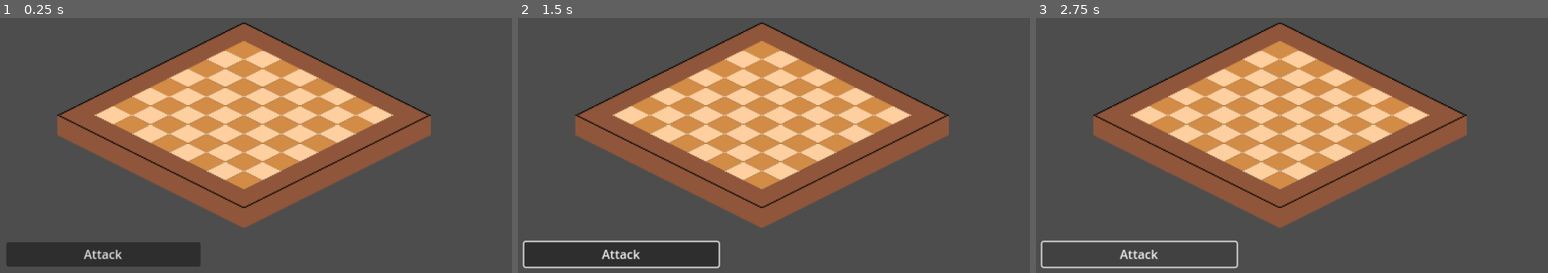
Above: before the commit, frames 1-3 (left to right).
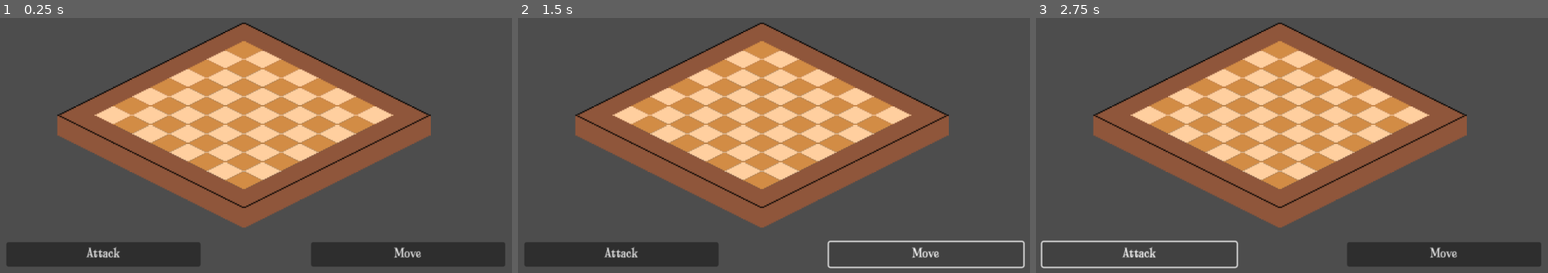
Above: after the commit, the same moments.

Repository: Alex-Onceanu/ludum-dare-56
Game: Godot game, scene res://scenes/combat/combat.tscn
The game is run twice, just before and just after one commit, with the same random seed, the same clock (stepped at 60 frames per second) and the same inputs. The project has no main scene, so this scene is started directly.
Inputs (mouse positions are in pixels of both pictures, inside the frame that each line leads up to):
- Up to frame 1 (0.25 s): no input
- Up to frame 2 (1.5 s): click "Attack" at 0.5 s; click (927, 255) at 1.25 s, where only the run after the commit has a clickable "Move"
- Up to frame 3 (2.75 s): click "Attack" at 2 s

The runs differ from the first frame. In frame 1, 3.6% of the frame differs, in the area x 16-99%, y 88-98%; in frame 2, 1.7%; in frame 3, 3.6%.

Commit message:
première version du système de combat

Diff:
--- a/scenes/combat/combat.gd
+++ b/scenes/combat/combat.gd
@@ -1,6 +1,7 @@
 extends Node2D
 
 signal figurineClicked
+signal end_battle(bool)
 
 # échiquier de (1,1) à (8,8)
 @onready var player_pieces = []
@@ -14,6 +15,7 @@
 @onready var tile_size = Vector2(32, 16)
 @onready var placing_a_piece = false
 @onready var current_piece = -1
+@onready var current_action = 0 #0 : rien 1 : attack 2 : movement
 @onready var rng = RandomNumberGenerator.new()
 
 func base_change(vector):
@@ -46,11 +48,16 @@
 					player_pieces[current_piece].position = base_change_back(square)
 					player_pieces[current_piece].get_node("sprite").visible = true
 					# print(str(event.position.x)+" "+str(event.position.y)+" -> "+str(temp.x)+" "+str(temp.y))
-			elif not(placement) and is_player_turn:
-				if not(false): # ici flag attack
-					if can_player_attack(square):
-						player_attack(player_pieces[current_piece])
-
+			elif current_action == 1:
+				if can_player_attack(square):
+					for i in range(5):
+						get_node("highlight"+str(i+1)).visible = false
+					player_attack(player_pieces[current_piece],player_pieces[current_piece].attack.bsearch(square))
+			elif current_action == 2:
+				if can_move(square):
+					for i in range(5):
+						get_node("highlight"+str(i+1)).visible = false
+					move(player_pieces[current_piece],player_pieces[current_piece].movement.bsearch(square))
 
 func set_ingame_pieces(__player_pieces, __enemy_pieces):
 	player_pieces = __player_pieces
@@ -66,23 +73,23 @@
 		get_node("highlight"+str(i+1)).visible = false
 
 
-func player_attack(piece):
-	for k in range(len(piece.attack)):
-		for i in range(len(enemy_pieces)):
-			if enemy_pieces[i].position == piece.position - piece.attack[k]:
-				enemy_pieces[i].health -= piece.dmg_stat
-				if enemy_pieces[i].health <= 0:
-					enemy_pieces[i].visible = false
-				break
-
-func enemy_attack(piece):
-	for k in range(len(piece.attack)):
-		for i in range(len(player_pieces)):
-			if player_pieces[i].position == piece.position - piece.attack[k]:
-				player_pieces[i].health -= piece.dmg_stat
-				if player_pieces[i].health <= 0:
-					player_pieces[i].visible = false
-				break
+func player_attack(piece,k):
+	for i in range(len(enemy_pieces)):
+		if enemy_pieces[i].position == piece.position - piece.attack[k]:
+			enemy_pieces[i].health -= piece.dmg_stat
+			if enemy_pieces[i].health <= 0:
+				enemy_pieces[i].visible = false
+				enemy_pieces.remove_at(i)
+			break
+
+func enemy_attack(piece,k):
+	for i in range(len(player_pieces)):
+		if player_pieces[i].position == piece.position - piece.attack[k]:
+			player_pieces[i].health -= piece.dmg_stat
+			if player_pieces[i].health <= 0:
+				player_pieces[i].visible = false
+				player_pieces.remove_at(i)
+			break
 
 # Renvoie si piece peut bouger
 func can_move(piece):
@@ -98,46 +105,101 @@
 func can_player_attack(piece):
 	for k in range(len(piece.attack)):
 		for i in range(len(player_pieces)):
-			if player_pieces[i].position == piece.position + piece.attack[k]:
-				return false
-	return true
+			if player_pieces[i].position != piece.position + piece.attack[k]:
+				return true
+	return false
 
 func can_enemy_attack(piece):
 	for k in range(len(piece.attack)):
 		for i in range(len(enemy_pieces)):
-			if enemy_pieces[i].position == piece.position + piece.attack[k]:
-				return false
-	return true
-
-func move(piece):
-	piece.position = piece.position + piece.movement
+			if enemy_pieces[i].position != piece.position + piece.attack[k]:
+				return true
+	return false
+
+func move(piece,j):
+	piece.position = piece.position + piece.movement[j]
+
+func can_enemy_attack_here(vec):
+	for i in range(enemy_pieces):
+		if player_pieces[i].position == vec:
+			return false
+	return true
+
+func attack_value(vector,dmg):
+	var vmax = 0
+	if not(can_enemy_attack_here(vector)):
+		return -1
+	for i in range(len(player_pieces)):
+		if player_pieces[i].position == vector:
+			if dmg >= player_pieces[i].health:
+				vmax = max(vmax,dmg+2)
+			vmax = max(vmax,dmg)
+	return vmax
+
+
+func move_value(vector):
+	if not(can_move(vector)):
+		return -1
+	return abs(vector.x)+abs(vector.y)
 
 func _process(_delta):
-	if Input.is_action_just_pressed("validate"):
+	if len(player_pieces) == 0:
+		emit_signal("end_battle", false)
+	elif len(enemy_pieces) == 0:
+		emit_signal("end_battle", true)
+	elif Input.is_action_just_pressed("validate"):
 		placement = false
 		$list.visible = false
-	if not(placement):
+	elif not(placement):
 		if not(is_player_turn):
-			var done = false
-			while not(done):
-				var k = rng.randi_range(0,len(enemy_pieces))
-				var do = rng.randi_range(0,1)
-				if do == 1:
-					if can_enemy_attack(enemy_pieces[k]):
-						done = true
-						enemy_attack(enemy_pieces[k])
-				else:
-					if can_move((enemy_pieces[k])):
-						done = true
-						move(enemy_pieces[k])
+			var test = [] # triplet piece action valeur case, action = 1 si attack, 2 si movement
+			for i in range(len(enemy_pieces)):
+				for j in range(len(enemy_pieces[i].attack)):
+					test.append([i,1,attack_value(enemy_pieces[i].attack[j],enemy_pieces[i].dmg_stat),j])
+				for j in range(len(enemy_pieces[i].movement)):
+					test.append([i,2,move_value(enemy_pieces[i].movement[j]),j])
+			var acc = 0
+			var vmax = 0
+			for k in range(len(test)):
+				if test[k][2] > vmax:
+					vmax = test[k][2]
+					acc = k
+			if test[acc][1] == 1:
+				enemy_attack(enemy_pieces[test[acc][0]],test[acc][3])
+			elif test[acc][1] == 2:
+				move(enemy_pieces[test[acc][0]],test[acc][3])
+
+
+
 		else:
 			if current_piece >= 0:
-				for i in range(min(5, len(player_pieces[current_piece].attack))):
-					get_node("highlight"+str(i+1)).position = base_change_back(player_pieces[current_piece].position + player_pieces[current_piece].attack[i])
-					get_node("highlight"+str(i+1)).visible = true
-
-
+				pass
+
+
+func can_player_attack_here(vec):
+	for i in range(player_pieces):
+		if player_pieces[i].position == vec:
+			return false
+	return true
 
 func draw(index: int) -> void:
 		placing_a_piece = true
 		current_piece = index
+
+
+func _on_attack_pressed() -> void:
+	if not(placement):
+		current_action = 1
+		for i in range(min(5, len(player_pieces[current_piece].attack))):
+			if can_player_attack_here(player_pieces[current_piece].attack[i]):
+				get_node("highlight"+str(i+1)).position = base_change_back(player_pieces[current_piece].position + player_pieces[current_piece].attack[i])
+				get_node("highlight"+str(i+1)).visible = true
+
+
+func _on_move_pressed() -> void:
+	if not(placement):
+		current_action = 2
+		for i in range(min(5, len(player_pieces[current_piece].attack))):
+			if can_player_attack_here(player_pieces[current_piece].attack[i]):
+				get_node("highlight"+str(i+1)).position = base_change_back(player_pieces[current_piece].position + player_pieces[current_piece].attack[i])
+				get_node("highlight"+str(i+1)).visible = true
--- a/scenes/combat/combat.tscn
+++ b/scenes/combat/combat.tscn
@@ -13,6 +13,7 @@
 [ext_resource type="Texture2D" uid="uid://c7t4lm5l7mwdg" path="res://assets/pixel_art/board_part_right.png" id="10_pk2xx"]
 [ext_resource type="Texture2D" uid="uid://dhas0y7aao0n3" path="res://assets/pixel_art/board_angle_left.png" id="11_n88nh"]
 [ext_resource type="Texture2D" uid="uid://rdrrfh6hwxju" path="res://assets/pixel_art/highlight.png" id="13_wc41r"]
+[ext_resource type="FontFile" uid="uid://cawhsspxpbwa5" path="res://HappyHalloween.ttf" id="14_acw1b"]
 
 [sub_resource type="TileSetAtlasSource" id="TileSetAtlasSource_uq2u8"]
 texture = ExtResource("1_kax5r")
@@ -131,9 +132,21 @@
 [node name="highlight5" type="Sprite2D" parent="."]
 texture = ExtResource("13_wc41r")
 
-[node name="Button" type="Button" parent="."]
+[node name="attack" type="Button" parent="."]
 offset_left = -115.0
 offset_top = 177.0
 offset_right = 138.0
 offset_bottom = 209.0
+theme_override_fonts/font = ExtResource("14_acw1b")
 text = "Attack"
+
+[node name="move" type="Button" parent="."]
+offset_left = 282.0
+offset_top = 177.0
+offset_right = 535.0
+offset_bottom = 209.0
+theme_override_fonts/font = ExtResource("14_acw1b")
+text = "Move"
+
+[connection signal="pressed" from="attack" to="." method="_on_attack_pressed"]
+[connection signal="pressed" from="move" to="." method="_on_move_pressed"]
--- /dev/null
+++ b/scenes/figurine.gd
@@ -0,0 +1,7 @@
+extends Node2D
+
+@onready var nickname = "unnamed"
+@onready var health = 0
+@onready var dmg_stat = 0
+@onready var movement =[] # liste de vecteurs mouvement
+@onready var attack = [] # liste des cases touchées par l'attaque de la pièce, relativement à sa position
Binary file added: HappyHalloween.ttf
Not shown: 1 places in scenes/combat/combat.tscn that only renumber resources
Not shown, added: HappyHalloween.ttf:Zone.Identifier
